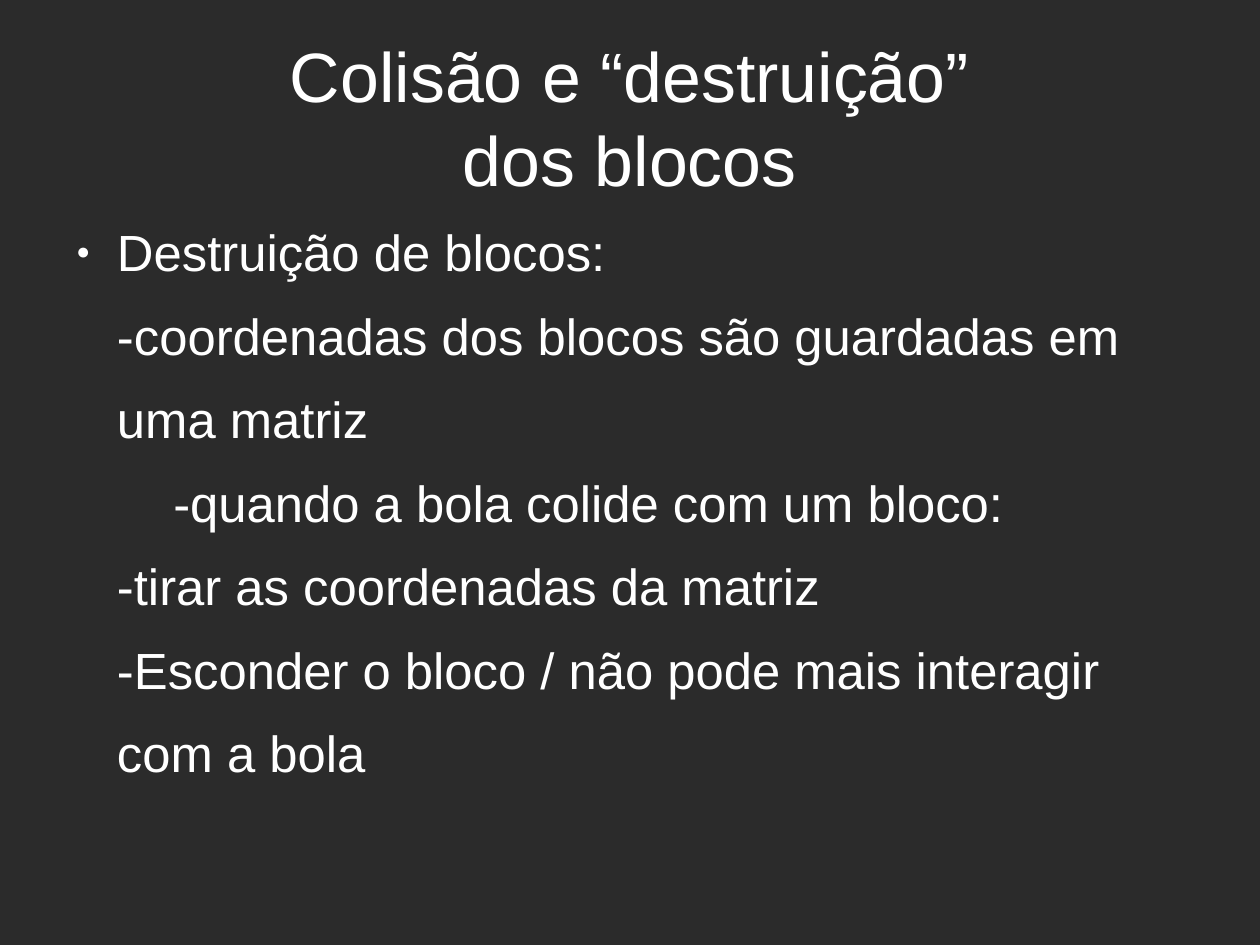
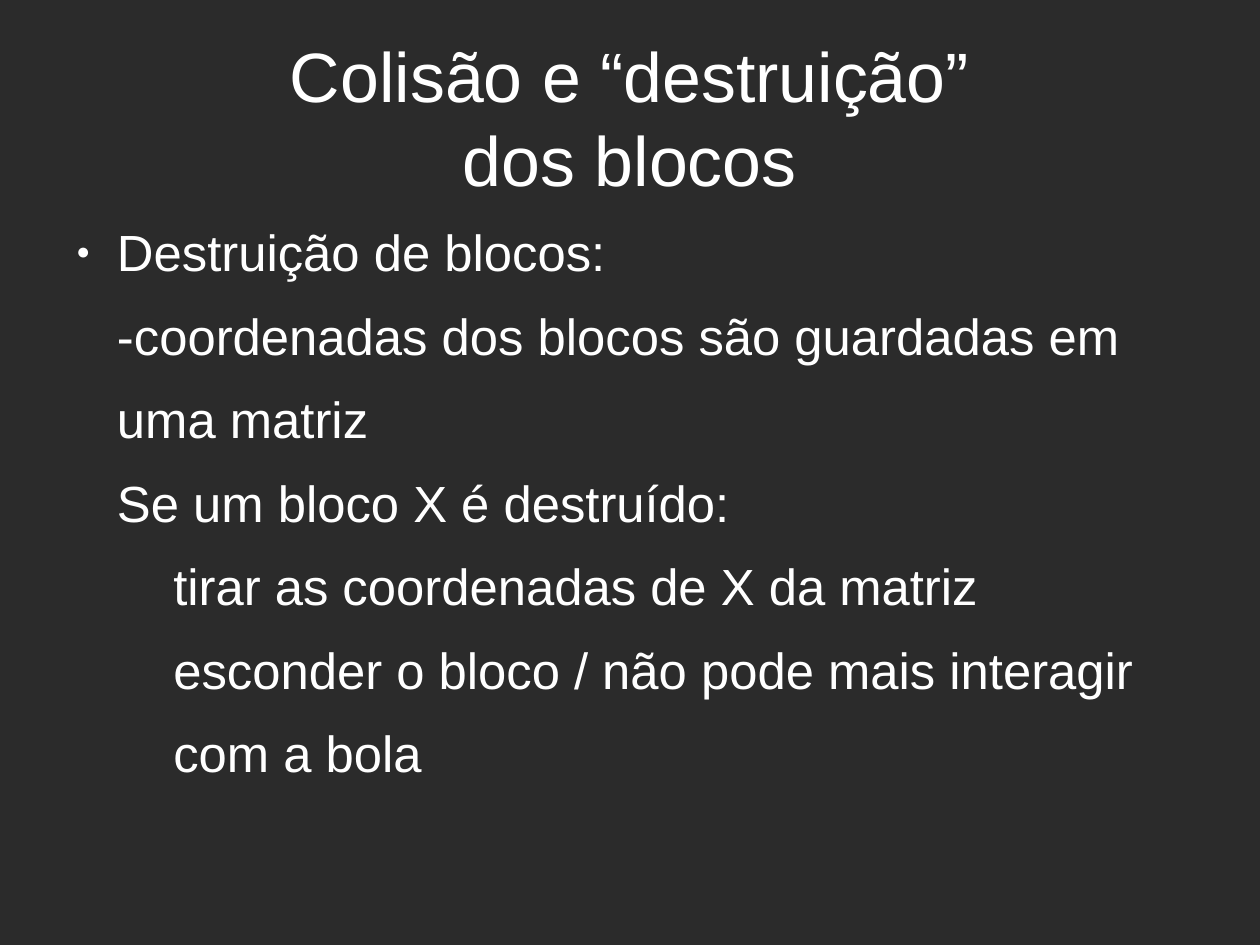
Before and after one commit to Vinicius-Soares/breakoutpy, a slide deck: slide 8 of slide_breakout.odp. Drawn at 1260x945 pixels with LibreOffice and Linux fonts; fonts in the diff are those of the drawing; background and template pictures are left out; a plain dark background stands for a picture behind light text. Boxes give left, top, right and bottom in pixels: in the first picture for what was removed or moved away, otherwise in the second. Text is boxed around its words. In the diff, an @@ line names an element or a change of style, - is before the commit and + after.

```diff
--- a/slide_breakout.odp
+++ b/slide_breakout.odp
@@ text at (117, 484, 1132, 699): text changed @@
--quando a bola colide com um bloco:
--tirar as coordenadas da matriz
--Esconder o bloco / não pode mais interagir
+Se um bloco X é destruído:
+tirar as coordenadas de X da matriz
+esconder o bloco / não pode mais interagir
```
Also in this commit, not shown: 3 other slides changed, 1 other file.
